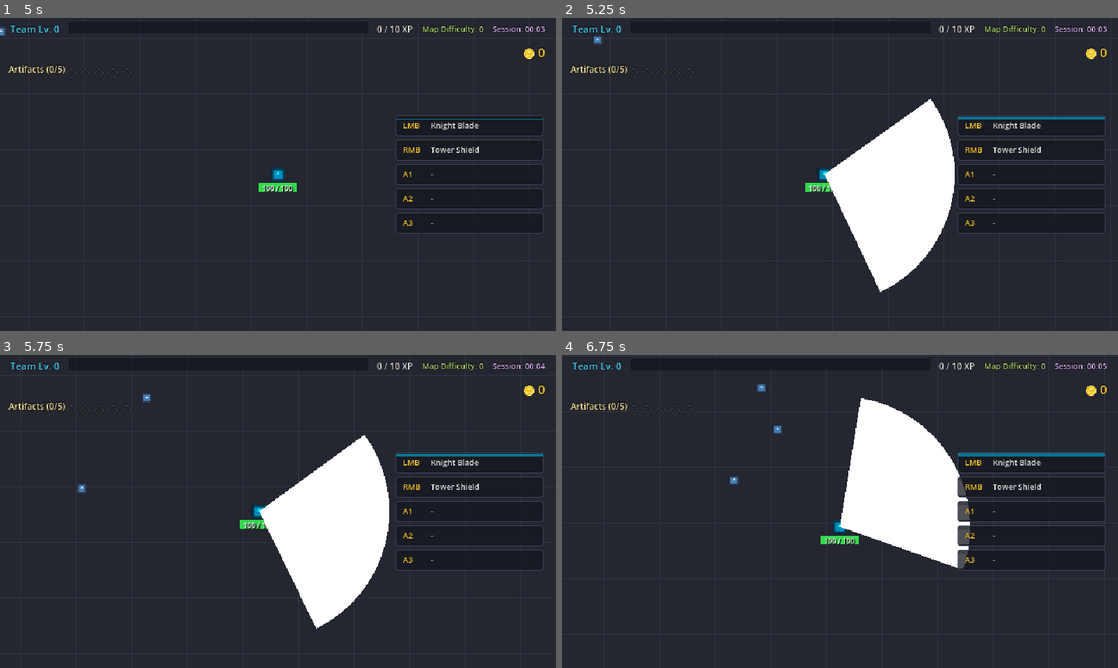
Above: before the commit, frames 1-4 (two rows, left to right).
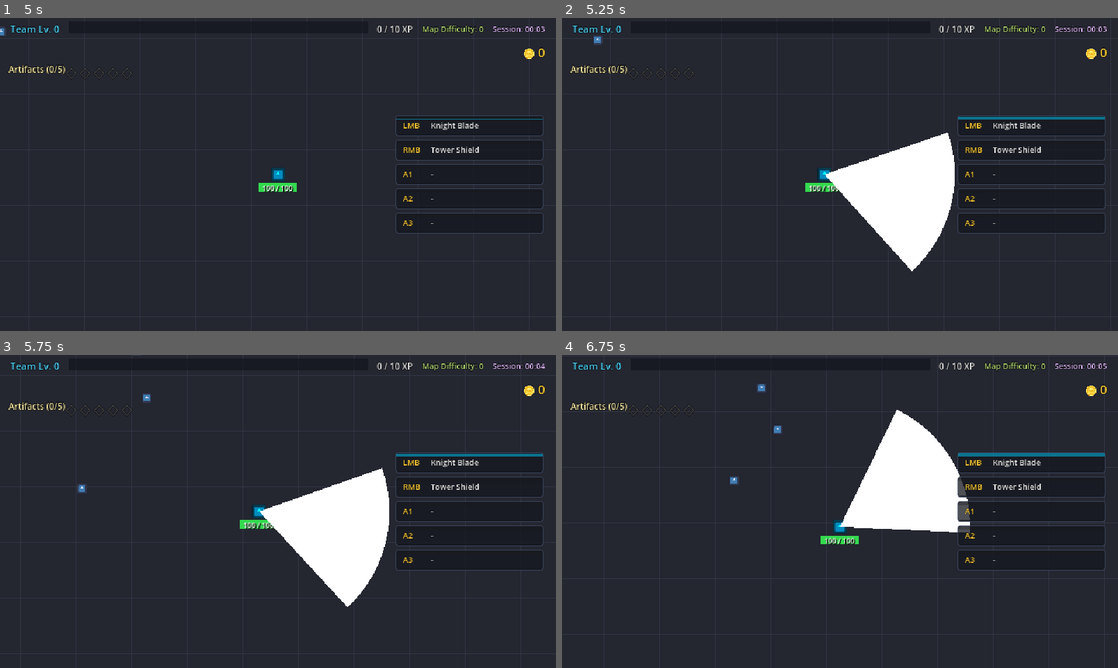
Above: after the commit, the same moments.

Repository: ZiMoar/BKubaj_Godot_Game
Game: Godot game, scene res://src/ui/main_menu.tscn
Two runs of this game, one before a commit and one after it. Both use one fixed random seed, a clock stepped at 60 frames per second and the inputs below. The engine's default icon, where the game draws it, is replaced by a stand-in: a white triangle on a blue panel in a dark square.
Inputs (mouse positions are in pixels of both pictures, inside the frame that each line leads up to):
- Up to frame 1 (5 s): click "PLAY" at 0.5 s; click "Knight Broad combo slashes th…" at 1.25 s; tap Enter (ui_accept) at 2, 2.27, 2.57 s; move the mouse to (400, 158) at 2.02 s; press the mouse at (400, 158) at 2.03 s; hold D (move_right) 2.03-2.75 s; release the mouse at (400, 158) at 2.75 s; drag from (166, 190) to (300, 174) at 2.77 s; move the mouse to (333, 105) at 3.52 s; press the mouse at (333, 105) at 3.53 s; hold D (move_right) 3.53-4.25 s; release the mouse at (333, 105) at 4.25 s; drag from (250, 237) to (111, 127) at 4.27 s
- Up to frame 2 (5.25 s): move the mouse to (1006, 221) at 5.02 s; press the mouse at (1006, 221) at 5.03 s; hold A (move_left) from 5.03 s (still down)
- Up to frame 3 (5.75 s): keep holding A (move_left); tap Enter (ui_accept) at 5.27, 5.57 s
- Up to frame 4 (6.75 s): release A (move_left) at 5.75 s; release the mouse at (1006, 558) at 5.75 s; drag from (673, 464) to (712, 398) at 5.77 s; move the mouse to (867, 511) at 6.52 s; press the mouse at (867, 511) at 6.53 s; hold S (move_down) from 6.53 s (still down)

Frame 1 is identical in both runs. In frame 2, 2.8% of the frame differs, in the area x 47-71%, y 25-88%; in frame 3, 2.8%, in the area x 46-70%, y 25-88%; in frame 4, 2.8%.

Commit message:
Implement player class system

Diff:
--- a/src/entities/player/weapons/sword/sword_weapon.gd
+++ b/src/entities/player/weapons/sword/sword_weapon.gd
@@ -7,7 +7,7 @@
 @export var knockback_force: float = 32.0
 @export var stab_damage_multiplier: float = 1.5
 @export var reach: float = 150.0
-@export var slash_angle_deg: float = 100.0
+@export var slash_angle_deg: float = 66.67
 @export var slash_arc_segments: int = 16
 
 @onready var slash_area: Area2D = $SlashArea
